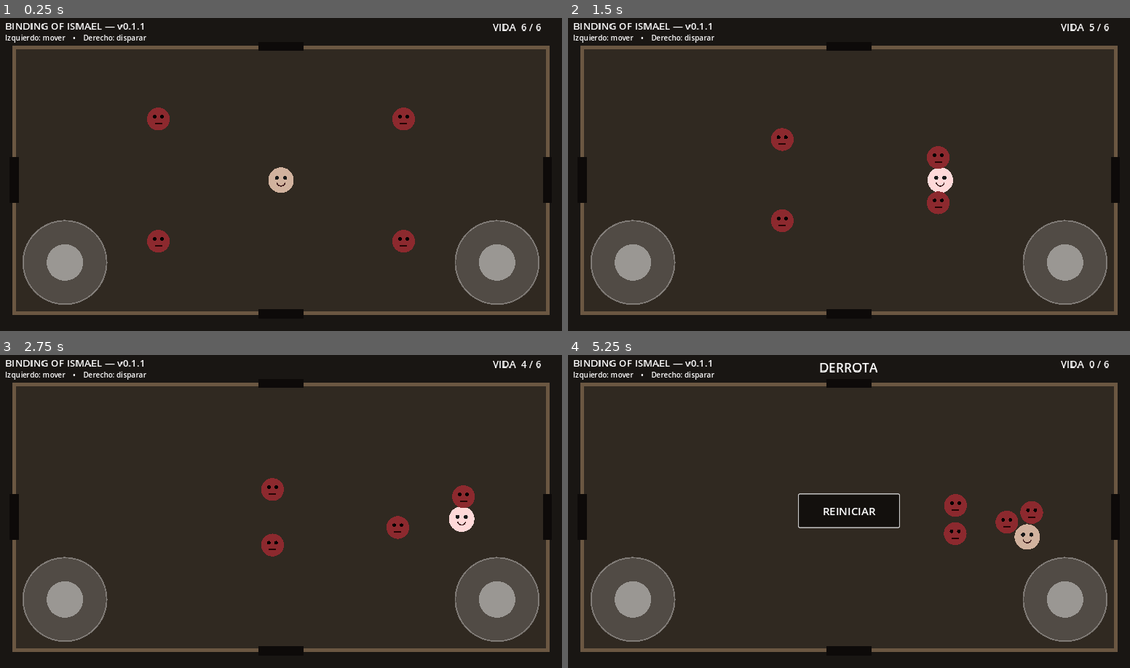
Above: before the commit, frames 1-4 (two rows, left to right).
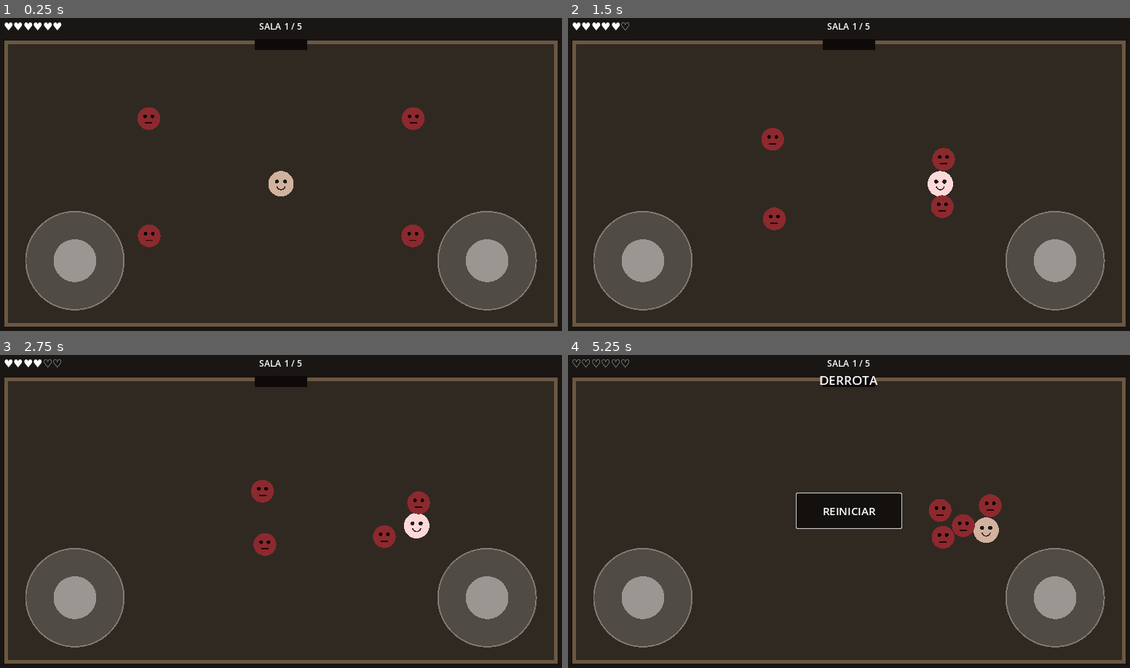
Above: after the commit, the same moments.

Repository: LoloscarPrr/Binding-of-Ismael
Game: Godot game, scene res://scenes/main.tscn
Two runs of this game, one before a commit and one after it. Both use one fixed random seed, a clock stepped at 60 frames per second and the inputs below.
Inputs (mouse positions are in pixels of both pictures, inside the frame that each line leads up to):
- Up to frame 1 (0.25 s): no input
- Up to frame 2 (1.5 s): move the mouse to (978, 158) at 0.52 s; hold D (move_right) 0.53-1.25 s; click (978, 158) at 0.67 s; drag from (730, 190) to (820, 240) at 1.27 s
- Up to frame 3 (2.75 s): move the mouse to (337, 439) at 2.02 s; hold D (move_right) from 2.03 s (still down)
- Up to frame 4 (5.25 s): release D (move_right) at 2.75 s; drag from (820, 577) to (674, 461) at 2.77 s; move the mouse to (1023, 558) at 3.52 s; hold A (move_left) 3.53-4.25 s; drag from (674, 461) to (759, 430) at 4.27 s; move the mouse to (877, 511) at 5.02 s; hold S (move_down) from 5.03 s (still down); click (877, 511) at 5.17 s

The runs differ from the first frame. In frame 1, 13% of the frame differs, in the area x 0-100%, y 1-99%; in frame 2, 13%; in frame 3, 14%; in frame 4, 14%.

Commit message:
feat: improve mobile layout and room progression

Diff:
--- a/scripts/main.gd
+++ b/scripts/main.gd
@@ -1,102 +1,106 @@
 extends Node2D
 
-const ROOM_SIDE_MARGIN := 54.0
-const ROOM_TOP := 82.0
-const ROOM_BOTTOM_MARGIN := 54.0
-const STICK_SIZE := Vector2(250.0, 250.0)
-const STICK_MARGIN := 40.0
+const ROOM_SIDE_MARGIN := 36.0
+const ROOM_TOP := 72.0
+const ROOM_BOTTOM_MARGIN := 28.0
+const STICK_SIZE := Vector2(290.0, 290.0)
+const STICK_MARGIN_X := 42.0
+const STICK_MARGIN_BOTTOM := 24.0
+const TOTAL_ROOMS := 5
 
 var player: IsmaelPlayer
 var left_stick: VirtualStick
 var right_stick: VirtualStick
 var health_label: Label
 var status_label: Label
+var room_label: Label
 var restart_button: Button
 var room_rect := Rect2()
 var _enemies_alive := 0
 var _game_over := false
+var _room_index := 1
+var _room_cleared := false
+var _transition_locked := false
 
 func _ready() -> void:
 	get_viewport().size_changed.connect(_on_viewport_size_changed)
 	_update_room_rect()
-
 	player = IsmaelPlayer.new()
 	player.position = room_rect.get_center()
 	player.set_movement_bounds(room_rect)
 	player.health_changed.connect(_on_player_health_changed)
 	player.died.connect(_on_player_died)
 	add_child(player)
+	_create_touch_ui()
+	_spawn_room()
+	_on_player_health_changed(player.health, player.max_health)
+	_layout_touch_ui()
+	queue_redraw()
 
-	for relative_position in [Vector2(0.25, 0.25), Vector2(0.75, 0.25), Vector2(0.25, 0.75), Vector2(0.75, 0.75)]:
+func _spawn_room() -> void:
+	_room_cleared = false
+	_transition_locked = false
+	status_label.text = ""
+	room_label.text = "SALA %d / %d" % [_room_index, TOTAL_ROOMS]
+	var count := mini(3 + _room_index, 7)
+	var positions := [Vector2(0.24,0.25), Vector2(0.76,0.25), Vector2(0.24,0.70), Vector2(0.76,0.70), Vector2(0.50,0.22), Vector2(0.50,0.72), Vector2(0.50,0.48)]
+	_enemies_alive = count
+	for i in count:
 		var enemy := IsmaelEnemy.new()
-		enemy.position = room_rect.position + room_rect.size * relative_position
+		enemy.position = room_rect.position + room_rect.size * positions[i]
 		enemy.target = player
 		enemy.set_movement_bounds(room_rect)
 		enemy.defeated.connect(_on_enemy_defeated)
 		add_child(enemy)
-		_enemies_alive += 1
-
-	_create_touch_ui()
-	_on_player_health_changed(player.health, player.max_health)
-	_layout_touch_ui()
 	queue_redraw()
 
 func _create_touch_ui() -> void:
 	var layer := CanvasLayer.new()
 	layer.layer = 10
 	add_child(layer)
-
 	left_stick = VirtualStick.new()
 	left_stick.size = STICK_SIZE
+	left_stick.stick_radius = 108.0
+	left_stick.knob_radius = 47.0
 	layer.add_child(left_stick)
-
 	right_stick = VirtualStick.new()
 	right_stick.size = STICK_SIZE
+	right_stick.stick_radius = 108.0
+	right_stick.knob_radius = 47.0
 	layer.add_child(right_stick)
-
-	var title := Label.new()
-	title.text = "BINDING OF ISMAEL — v0.1.1"
-	title.position = Vector2(34.0, 20.0)
-	title.add_theme_font_size_override("font_size", 22)
-	layer.add_child(title)
-
-	var hint := Label.new()
-	hint.text = "Izquierdo: mover    •    Derecho: disparar"
-	hint.position = Vector2(34.0, 50.0)
-	hint.add_theme_font_size_override("font_size", 16)
-	layer.add_child(hint)
-
 	health_label = Label.new()
-	health_label.add_theme_font_size_override("font_size", 22)
+	health_label.add_theme_font_size_override("font_size", 24)
 	layer.add_child(health_label)
-
+	room_label = Label.new()
+	room_label.horizontal_alignment = HORIZONTAL_ALIGNMENT_CENTER
+	room_label.add_theme_font_size_override("font_size", 20)
+	layer.add_child(room_label)
 	status_label = Label.new()
 	status_label.horizontal_alignment = HORIZONTAL_ALIGNMENT_CENTER
 	status_label.add_theme_font_size_override("font_size", 28)
 	layer.add_child(status_label)
-
 	restart_button = Button.new()
 	restart_button.text = "REINICIAR"
-	restart_button.size = Vector2(220.0, 72.0)
+	restart_button.size = Vector2(230.0, 76.0)
 	restart_button.add_theme_font_size_override("font_size", 24)
 	restart_button.visible = false
 	restart_button.pressed.connect(_restart_game)
 	layer.add_child(restart_button)
 
 func _layout_touch_ui() -> void:
-	if not is_instance_valid(left_stick):
-		return
-	var viewport_size := get_viewport_rect().size
-	left_stick.position = Vector2(STICK_MARGIN, viewport_size.y - STICK_SIZE.y - STICK_MARGIN)
-	right_stick.position = Vector2(viewport_size.x - STICK_SIZE.x - STICK_MARGIN, viewport_size.y - STICK_SIZE.y - STICK_MARGIN)
-	health_label.position = Vector2(viewport_size.x - 175.0, 22.0)
-	status_label.position = Vector2(viewport_size.x * 0.5 - 180.0, 24.0)
-	status_label.size = Vector2(360.0, 44.0)
-	restart_button.position = viewport_size * 0.5 - restart_button.size * 0.5
+	if not is_instance_valid(left_stick): return
+	var s := get_viewport_rect().size
+	left_stick.position = Vector2(STICK_MARGIN_X, s.y - STICK_SIZE.y - STICK_MARGIN_BOTTOM)
+	right_stick.position = Vector2(s.x - STICK_SIZE.x - STICK_MARGIN_X, s.y - STICK_SIZE.y - STICK_MARGIN_BOTTOM)
+	health_label.position = Vector2(30.0, 22.0)
+	room_label.position = Vector2(s.x * 0.5 - 120.0, 22.0)
+	room_label.size = Vector2(240.0, 38.0)
+	status_label.position = Vector2(s.x * 0.5 - 210.0, 52.0)
+	status_label.size = Vector2(420.0, 44.0)
+	restart_button.position = s * 0.5 - restart_button.size * 0.5
 
 func _input(event: InputEvent) -> void:
-	if _game_over:
-		return
+	if _game_over: return
 	if left_stick and left_stick.handle_touch(event):
 		get_viewport().set_input_as_handled()
 		return
@@ -104,36 +108,43 @@
 		get_viewport().set_input_as_handled()
 
 func _physics_process(_delta: float) -> void:
-	if _game_over or not is_instance_valid(player):
-		return
+	if _game_over or not is_instance_valid(player): return
 	var keyboard_move := Input.get_vector("move_left", "move_right", "move_up", "move_down")
 	var keyboard_aim := Input.get_vector("shoot_left", "shoot_right", "shoot_up", "shoot_down")
-
 	player.move_input = left_stick.value if left_stick.value.length() > 0.0 else keyboard_move
 	player.aim_input = right_stick.value if right_stick.value.length() > 0.0 else keyboard_aim
+	if _room_cleared and not _transition_locked:
+		var center := room_rect.get_center()
+		if player.position.y < room_rect.position.y + 72.0 and absf(player.position.x - center.x) < 90.0:
+			_advance_room()
+
+func _advance_room() -> void:
+	_transition_locked = true
+	if _room_index >= TOTAL_ROOMS:
+		status_label.text = "PISO COMPLETADO"
+		return
+	_room_index += 1
+	player.position = Vector2(room_rect.get_center().x, room_rect.position.y + room_rect.size.y - 110.0)
+	_spawn_room()
 
 func _on_viewport_size_changed() -> void:
 	_update_room_rect()
-	if is_instance_valid(player):
-		player.set_movement_bounds(room_rect)
+	if is_instance_valid(player): player.set_movement_bounds(room_rect)
 	for enemy in get_tree().get_nodes_in_group("enemies"):
 		enemy.set_movement_bounds(room_rect)
 	_layout_touch_ui()
 	queue_redraw()
 
 func _update_room_rect() -> void:
-	var viewport_size := get_viewport_rect().size
-	room_rect = Rect2(
-		Vector2(ROOM_SIDE_MARGIN, ROOM_TOP),
-		Vector2(
-			maxf(400.0, viewport_size.x - ROOM_SIDE_MARGIN * 2.0),
-			maxf(300.0, viewport_size.y - ROOM_TOP - ROOM_BOTTOM_MARGIN)
-		)
-	)
+	var s := get_viewport_rect().size
+	room_rect = Rect2(Vector2(ROOM_SIDE_MARGIN, ROOM_TOP), Vector2(maxf(500.0, s.x - ROOM_SIDE_MARGIN * 2.0), maxf(360.0, s.y - ROOM_TOP - ROOM_BOTTOM_MARGIN)))
 
 func _on_player_health_changed(current: int, maximum: int) -> void:
 	if is_instance_valid(health_label):
-		health_label.text = "VIDA  %d / %d" % [current, maximum]
+		var hearts := ""
+		for i in maximum:
+			hearts += "♥" if i < current else "♡"
+		health_label.text = hearts
 
 func _on_player_died() -> void:
 	_game_over = true
@@ -148,19 +159,18 @@
 func _on_enemy_defeated(_enemy) -> void:
 	_enemies_alive = maxi(0, _enemies_alive - 1)
 	if _enemies_alive == 0 and not _game_over:
-		status_label.text = "SALA LIMPIA"
+		_room_cleared = true
+		status_label.text = "SALA LIMPIA — ENTRA POR LA PUERTA"
+		queue_redraw()
 
 func _restart_game() -> void:
 	get_tree().reload_current_scene()
 
 func _draw() -> void:
-	var viewport_size := get_viewport_rect().size
-	draw_rect(Rect2(Vector2.ZERO, viewport_size), Color(0.10, 0.085, 0.075))
+	var s := get_viewport_rect().size
+	draw_rect(Rect2(Vector2.ZERO, s), Color(0.10, 0.085, 0.075))
 	draw_rect(room_rect, Color(0.19, 0.16, 0.13))
 	draw_rect(room_rect, Color(0.42, 0.34, 0.26), false, 8.0)
-
-	var room_center := room_rect.get_center()
-	draw_rect(Rect2(room_center.x - 50.0, room_rect.position.y - 12.0, 100.0, 20.0), Color(0.05, 0.04, 0.035))
-	draw_rect(Rect2(room_center.x - 50.0, room_rect.position.y + room_rect.size.y - 8.0, 100.0, 20.0), Color(0.05, 0.04, 0.035))
-	draw_rect(Rect2(room_rect.position.x - 10.0, room_center.y - 50.0, 20.0, 100.0), Color(0.05, 0.04, 0.035))
-	draw_rect(Rect2(room_rect.position.x + room_rect.size.x - 10.0, room_center.y - 50.0, 20.0, 100.0), Color(0.05, 0.04, 0.035))
+	var c := room_rect.get_center()
+	var door_color := Color(0.10, 0.55, 0.28) if _room_cleared else Color(0.05, 0.04, 0.035)
+	draw_rect(Rect2(c.x - 58.0, room_rect.position.y - 8.0, 116.0, 24.0), door_color)
